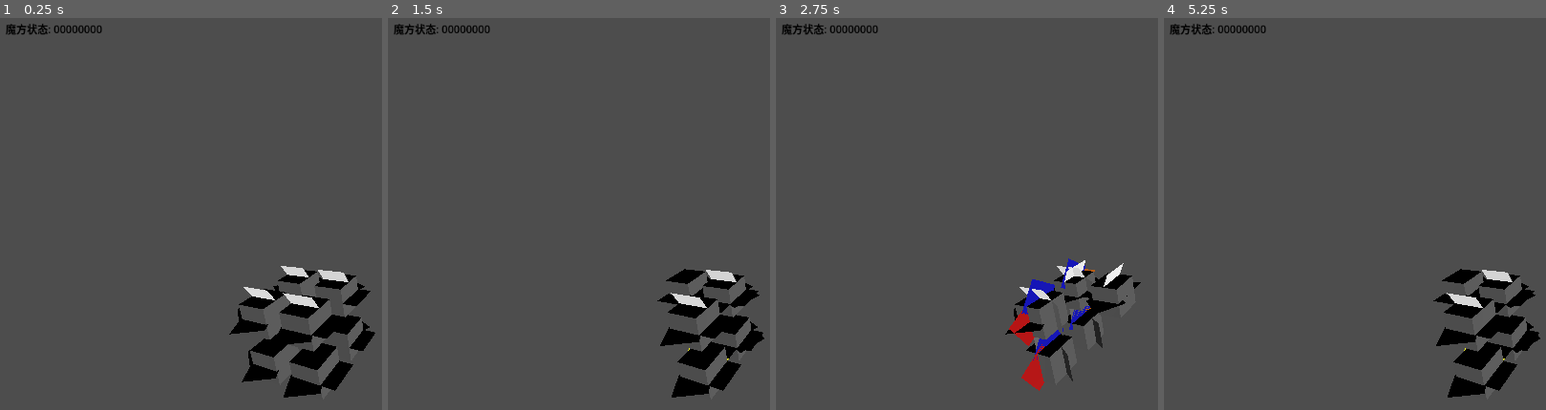
Above: before the commit, frames 1-4 (left to right).
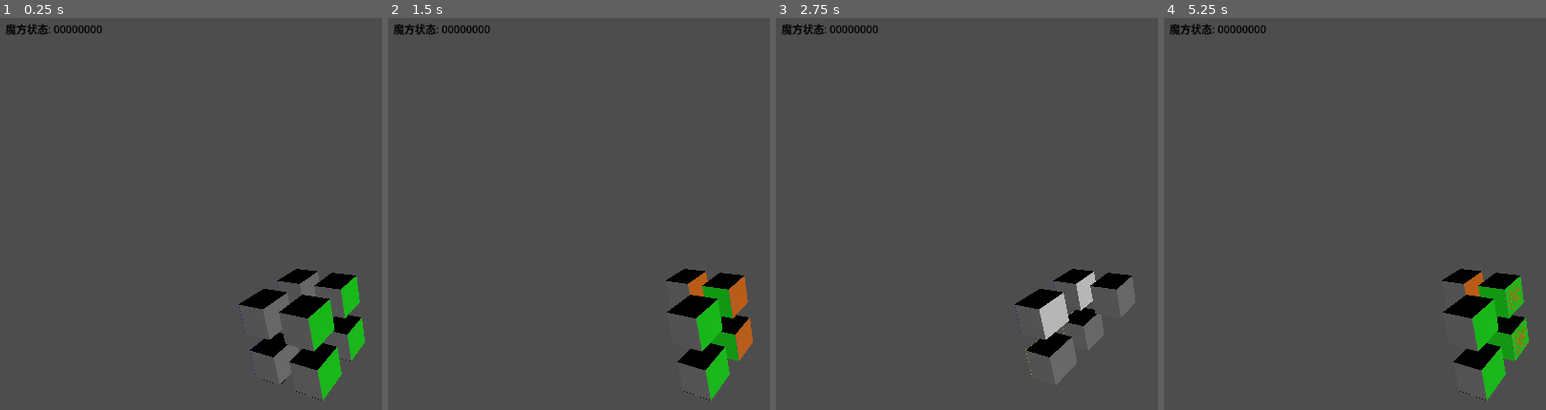
Above: after the commit, the same moments.

Repository: SH600570/godot_cube2-2
Game: Godot game, scene res://scenes/main.tscn
Two runs of this game, one before a commit and one after it. Both use one fixed random seed, a clock stepped at 60 frames per second and the inputs below.
Inputs:
- Up to frame 1 (0.25 s): no input
- Up to frame 2 (1.5 s): tap Enter at 0.5 s; hold D 0.53-1.28 s; tap U at 0.6 s; tap Space at 0.77, 1.25 s; tap L at 1.35 s
- Up to frame 3 (2.75 s): tap Space at 1.52 s; tap Enter at 2 s; hold D from 2.03 s (still down); tap R at 2.1 s
- Up to frame 4 (5.25 s): tap Space at 2.75, 3.02, 3.77, 4.25, 4.52 s; tap F at 2.85 s; tap Enter at 3.5 s; release D at 3.53 s; tap B at 3.6 s; tap U at 4.35 s; tap L at 5.1 s

The runs differ from the first frame. In frame 1, 3.6% of the frame differs, in the area x 60-99%, y 63-98%; in frame 2, 3.8%, in the area x 70-99%, y 63-98%; in frame 3, 2.9%; in frame 4, 3.8%.

Commit message:
基类贴面调整好了，正反好像还没贴好

Diff:
--- a/scenes/CubePiece.tscn
+++ b/scenes/CubePiece.tscn
@@ -1,39 +1,53 @@
-[gd_scene format=3 uid="uid://b9c5a3a9x8q5q"]
+[gd_scene format=3 uid="uid://cac5a3bax8q5q"]
 
-[ext_resource type="Script" path="res://scripts/CubePiece.gd" id="1"]
+[ext_resource type="Script" uid="uid://cdxfvwxammlud" path="res://scripts/CubePiece.gd" id="1"]
 
 [sub_resource type="BoxMesh" id="BoxMesh_1"]
-size = Vector3(1, 1, 1)
+
+[sub_resource type="PlaneMesh" id="PlaneMesh_f62if"]
+size = Vector2(1, 1)
+
+[sub_resource type="PlaneMesh" id="PlaneMesh_pcdd6"]
+size = Vector2(1, 1)
+
+[sub_resource type="PlaneMesh" id="PlaneMesh_uwrkx"]
+size = Vector2(1, 1)
+
+[sub_resource type="PlaneMesh" id="PlaneMesh_buoa6"]
+size = Vector2(1, 1)
+
+[sub_resource type="PlaneMesh" id="PlaneMesh_wr0vw"]
+size = Vector2(1, 1)
 
 [sub_resource type="PlaneMesh" id="PlaneMesh_1"]
-size = Vector3(1, 1, 1)
+size = Vector2(1, 1)
 
-[node name="CubePiece" type="Node3D"]
+[node name="CubePiece" type="Node3D" unique_id=2081304010]
 script = ExtResource("1")
 
-[node name="CubeBody" type="MeshInstance3D" parent="."]
+[node name="CubeBody" type="MeshInstance3D" parent="." unique_id=1303019897]
 mesh = SubResource("BoxMesh_1")
 
-[node name="Face_X+" type="MeshInstance3D" parent="."]
-position = Vector3(0.5, 0, 0)
+[node name="Face_X+" type="MeshInstance3D" parent="." unique_id=2020632400]
+transform = Transform3D(-4.371139e-08, 1, 0, -1, -4.371139e-08, 0, 0, 0, 1, 0.51, 0, 0)
+mesh = SubResource("PlaneMesh_f62if")
+
+[node name="Face_X-" type="MeshInstance3D" parent="." unique_id=1235503073]
+transform = Transform3D(-4.371139e-08, 1, 0, -1, -4.371139e-08, 0, 0, 0, 1, -0.51, 0, 0)
+mesh = SubResource("PlaneMesh_pcdd6")
+
+[node name="Face_Y+" type="MeshInstance3D" parent="." unique_id=579110857]
+transform = Transform3D(1, 0, 0, 0, 1, 0, 0, 0, 1, 0, 0.51, 0)
+mesh = SubResource("PlaneMesh_uwrkx")
+
+[node name="Face_Y-" type="MeshInstance3D" parent="." unique_id=1492852300]
+transform = Transform3D(1, 0, 0, 0, 1, 0, 0, 0, 1, 0, -0.51, 0)
+mesh = SubResource("PlaneMesh_buoa6")
+
+[node name="Face_Z+" type="MeshInstance3D" parent="." unique_id=176678248]
+transform = Transform3D(1, 0, 0, 0, -4.371139e-08, 1, 0, -1, -4.371139e-08, 0, 0, 0.51)
+mesh = SubResource("PlaneMesh_wr0vw")
+
+[node name="Face_Z-" type="MeshInstance3D" parent="." unique_id=1785371519]
+transform = Transform3D(1, 0, 0, 0, -4.371139e-08, 1, 0, -1, -4.371139e-08, 0, 0, -0.51)
 mesh = SubResource("PlaneMesh_1")
-
-[node name="Face_X-" type="MeshInstance3D" parent="."]
-position = Vector3(-0.5, 0, 0)
-mesh = SubResource("PlaneMesh_1")
-
-[node name="Face_Y+" type="MeshInstance3D" parent="."]
-position = Vector3(0, 0.5, 0)
-mesh = SubResource("PlaneMesh_1")
-
-[node name="Face_Y-" type="MeshInstance3D" parent="."]
-position = Vector3(0, -0.5, 0)
-mesh = SubResource("PlaneMesh_1")
-
-[node name="Face_Z+" type="MeshInstance3D" parent="."]
-position = Vector3(0, 0, 0.5)
-mesh = SubResource("PlaneMesh_1")
-
-[node name="Face_Z-" type="MeshInstance3D" parent="."]
-position = Vector3(0, 0, -0.5)
-mesh = SubResource("PlaneMesh_1")
--- a/scripts/Cube2x2.gd
+++ b/scripts/Cube2x2.gd
@@ -41,75 +41,18 @@
 func create_pieces():
 	# 生成8个角块的逻辑坐标
 	print("Creating cube pieces...")
+	# 加载CubePiece场景
+	var piece_scene = load("res://scenes/CubePiece.tscn")
+	if not piece_scene:
+		print("Error: Failed to load CubePiece.tscn")
+		return
+
 	for pos in piece_positions:
-		# 动态创建 CubePiece 节点
-		var piece = CubePiece.new()
+		# 从场景文件实例化CubePiece节点
+		var piece = piece_scene.instantiate()
 		piece.logic_pos = pos
 		piece.position = pos * 0.8  # 增大魔方大小，确保相机能够看到
 		print("Created piece at position: " + str(piece.position))
-
-		# 创建立方体本体
-		var cube_body = MeshInstance3D.new()
-		cube_body.name = "CubeBody"
-		var box_mesh = BoxMesh.new()
-		box_mesh.size = Vector3(1, 1, 1)
-		cube_body.mesh = box_mesh
-		# 添加默认材质
-		var material = StandardMaterial3D.new()
-		material.albedo_color = Color(0.5, 0.5, 0.5)
-		cube_body.material_override = material
-		piece.add_child(cube_body)
-
-		# 创建各个面
-		var plane_mesh = PlaneMesh.new()
-		plane_mesh.size = Vector2(1, 1)
-
-		# X+ 面
-		var face_xp = MeshInstance3D.new()
-		face_xp.name = "Face_X+"
-		face_xp.position = Vector3(0.5, 0, 0)
-		face_xp.mesh = plane_mesh
-		piece.add_child(face_xp)
-
-		# X- 面
-		var face_xn = MeshInstance3D.new()
-		face_xn.name = "Face_X-"
-		face_xn.position = Vector3(-0.5, 0, 0)
-		face_xn.mesh = plane_mesh
-		face_xn.rotation = Vector3(0, 180, 0)
-		piece.add_child(face_xn)
-
-		# Y+ 面
-		var face_yp = MeshInstance3D.new()
-		face_yp.name = "Face_Y+"
-		face_yp.position = Vector3(0, 0.5, 0)
-		face_yp.mesh = plane_mesh
-		face_yp.rotation = Vector3(90, 0, 0)
-		piece.add_child(face_yp)
-
-		# Y- 面
-		var face_yn = MeshInstance3D.new()
-		face_yn.name = "Face_Y-"
-		face_yn.position = Vector3(0, -0.5, 0)
-		face_yn.mesh = plane_mesh
-		face_yn.rotation = Vector3(-90, 0, 0)
-		piece.add_child(face_yn)
-
-		# Z+ 面
-		var face_zp = MeshInstance3D.new()
-		face_zp.name = "Face_Z+"
-		face_zp.position = Vector3(0, 0, 0.5)
-		face_zp.mesh = plane_mesh
-		face_zp.rotation = Vector3(0, 90, 0)
-		piece.add_child(face_zp)
-
-		# Z- 面
-		var face_zn = MeshInstance3D.new()
-		face_zn.name = "Face_Z-"
-		face_zn.position = Vector3(0, 0, -0.5)
-		face_zn.mesh = plane_mesh
-		face_zn.rotation = Vector3(0, -90, 0)
-		piece.add_child(face_zn)
 
 		# 设置颜色
 		set_piece_colors(piece)
Not shown, changed: debug.log
